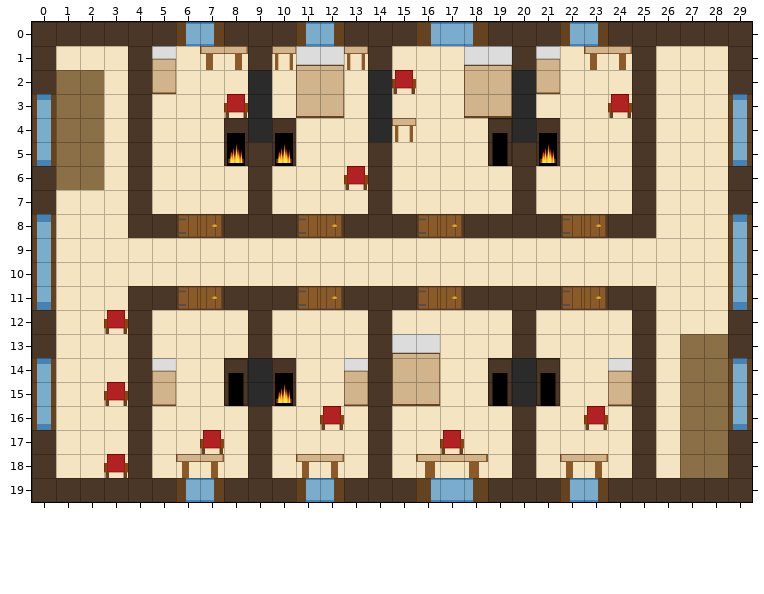
Tiled map, stored at maps/floor_2.tmx. Above, as it was before the edit.
Cells are 64x64 px. Shown: x 0..29, y 0..19.
After the commit:
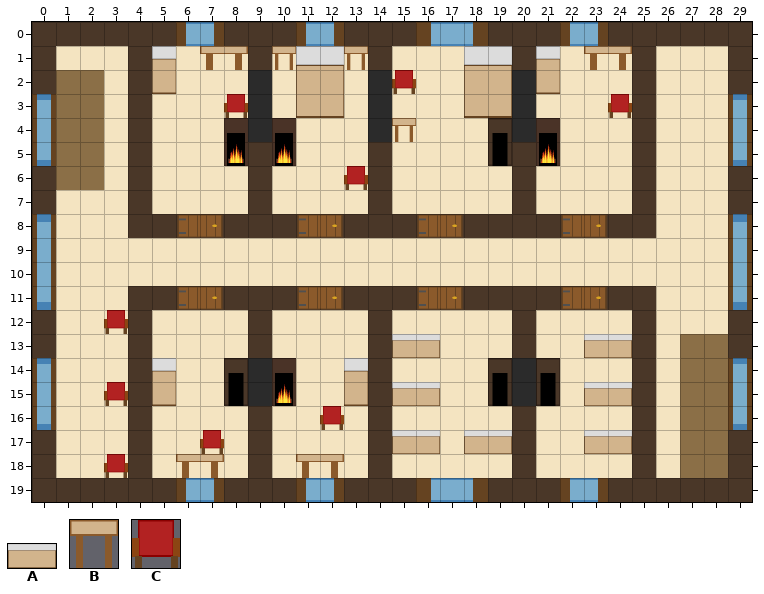
Key: from "object_sprites": A 0 "worktable", B 8 "coffee_table", C 10 "armchair".
Objects are placed by their top-left corner, in cells (3,4 is the top-left corner of cell 3,4); size is 1x1 cell unless given.
From old to new:
Layer "objects":
changed: A "bed-guest_3" at 24,14 size 1x2 -> A "bed-guest_3" at 23,13 size 2x1
added: A "bed-guest_2" at 15,13 size 2x1
added: A "bed-guest_3" at 23,15 size 2x1
added: A "bed-guest_2" at 15,15 size 2x1
added: A "bed-guest_3" at 23,17 size 2x1
added: A "bed-guest_2" at 15,17 size 2x1
added: A "bed-guest_2" at 18,17 size 2x1
removed: A "bed-guest_2" at 15,13 size 2x3
removed: C "chair-guest_3" at 23,16
removed: C "chair-guest_2" at 17,17
removed: B "desk-guest_2" at 16,18 size 3x1
removed: B "desk-guest_3" at 22,18 size 2x1
Pixel boxes of the changes (left, top, right, bottom) in both pictures:
changed: (392, 334, 440, 406)
changed: (560, 334, 632, 478)
changed: (392, 430, 512, 478)
